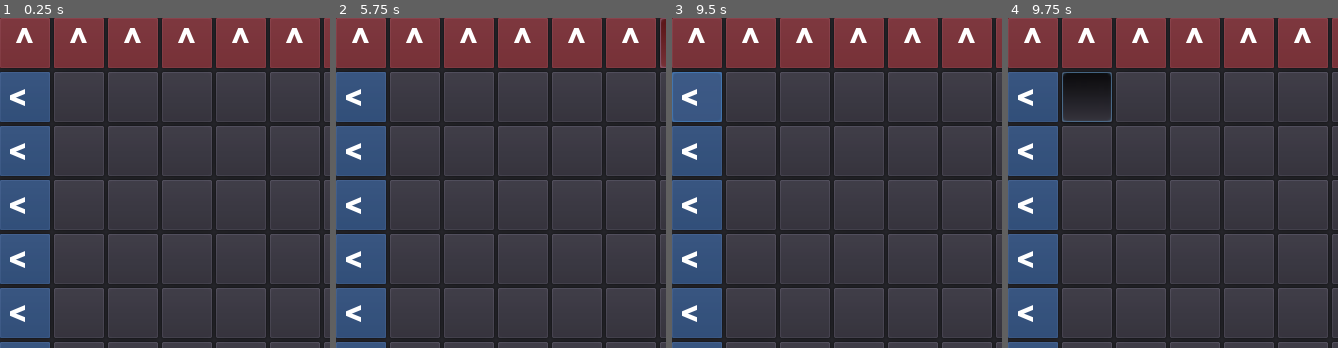
Above: before the commit, frames 1-4 (left to right).
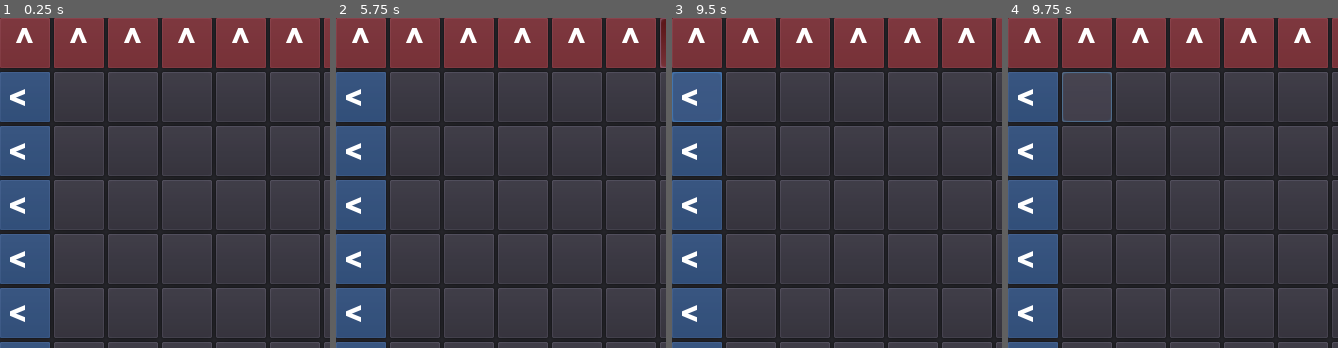
Above: after the commit, the same moments.

Repository: felipe-higino/sniper-chess-game
Game: Godot game, scene res://Table/GameScene.tscn
Same seed, same stepped clock (60 frames per second), same inputs: the game is played once before the commit and once after it.
Inputs (mouse positions are % of the whole screen's width and height, from its top left):
- Up to frame 1 (0.25 s): no input
- Up to frame 2 (5.75 s): click (4, 4) at 0.5 s; click (12, 4) at 1.27 s; click (20, 4) at 2.02 s; click (28, 4) at 2.77 s; click (37, 4) at 3.52 s; click (45, 4) at 4.27 s; click (53, 4) at 5.02 s
- Up to frame 3 (9.5 s): click (61, 4) at 5.77 s; click (69, 4) at 6.52 s; click (77, 4) at 7.27 s; click (86, 4) at 8.02 s; click (4, 12) at 8.77 s
- Up to frame 4 (9.75 s): click (12, 12) at 9.52 s
The pictures show only the part of the screen within x 0-50%, y 0-50%; the shares and areas given below are measured in that part.

Frames 1-3 are identical in both runs. In frame 4, 1.8% of the frame differs, in the area x 16-32%, y 16-29%.

Commit message:
Movement and input
Allow to move the snipers just one vertical or horizontal tile.
Disalow to select an empty tile.

Diff:
--- a/Sniper chess/Classes/PressedCouple.gd
+++ b/Sniper chess/Classes/PressedCouple.gd
@@ -8,7 +8,10 @@
 
 func append_to_couple(cell:GridCell):
 	if(!first_cell):
-		first_cell = cell
+		if(cell.get_child(0)):
+			first_cell = cell
+		else:
+			cell.pressed=false
 	elif(!second_cell):
 		second_cell = cell
 	if(first_cell && second_cell):
--- a/Sniper chess/Table/GridContainer.gd
+++ b/Sniper chess/Table/GridContainer.gd
@@ -43,7 +43,7 @@
 	else:
 		pressed_couple.remove_from_couple(buttonRef)
 
-func _make_movement(first_cell, second_cell):
+func _make_movement(first_cell:GridCell, second_cell:GridCell):
 	var first_cell_child = first_cell.get_child(0)
 	var second_cell_child= second_cell.get_child(0)
 	#fail rules
@@ -53,6 +53,15 @@
 	if(second_cell_child):#second cell occupied
 		print("Ilegal move, second selected is occupied")
 		return
-	#succeded movement
+	var x_variation = second_cell.grid_position.x - first_cell.grid_position.x
+	var y_variation = second_cell.grid_position.y - first_cell.grid_position.y
+	#legal: (1,0) (0,1) / ilegal: (2,1), (1,1), (4,5), (0,9)...
+	var is_10 = (abs(x_variation)==1) and (abs(y_variation)==0)
+	var is_01 = (abs(x_variation)==0) and (abs(y_variation)==1)
+	if( not(is_10 or is_01) ):
+		print("Ilegal move, moved more than one grid")
+		return
+	#succeeded movement
 	first_cell.remove_child(first_cell_child)
 	second_cell.add_child(first_cell_child)
+	#changing rotation
